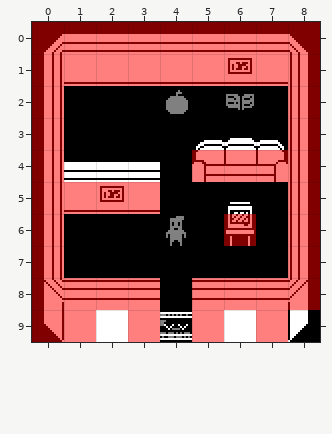
Tiled map, stored at assets/data/maps/house.tmx. The picture above was drawn from the file before the commit.
Cells are 16x16 px. Shown: x 0..8, y 0..9.
After:
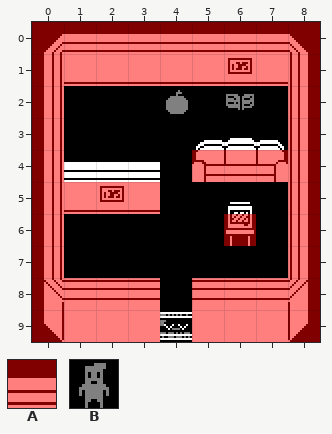
Key: from "tiles": A 1, B 16.
_ is an empty cell.
See-through tiles are keyed as they look on the map.
Diff:
Layer "Capa de patrones 4":
y 6: x 4 B -> _
y 9: x 2 _ -> A; x 6 _ -> A; x 8 _ -> A
